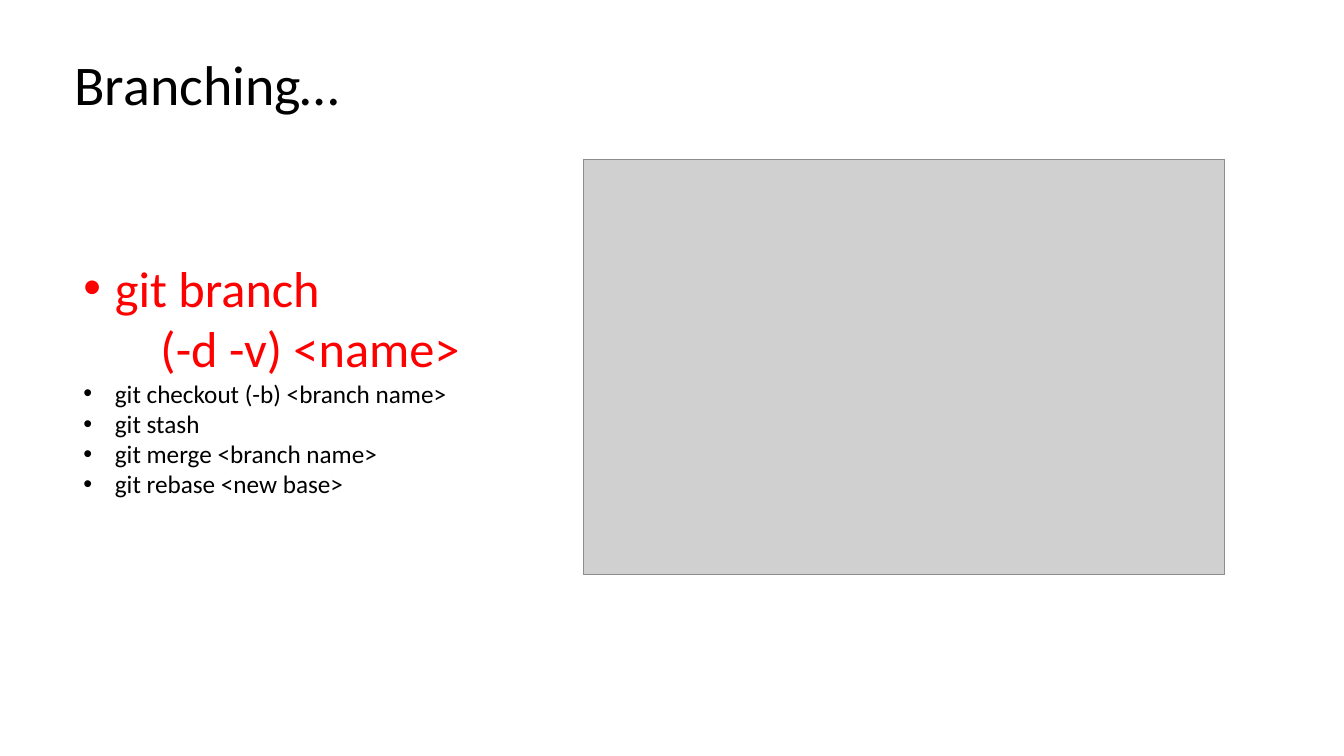
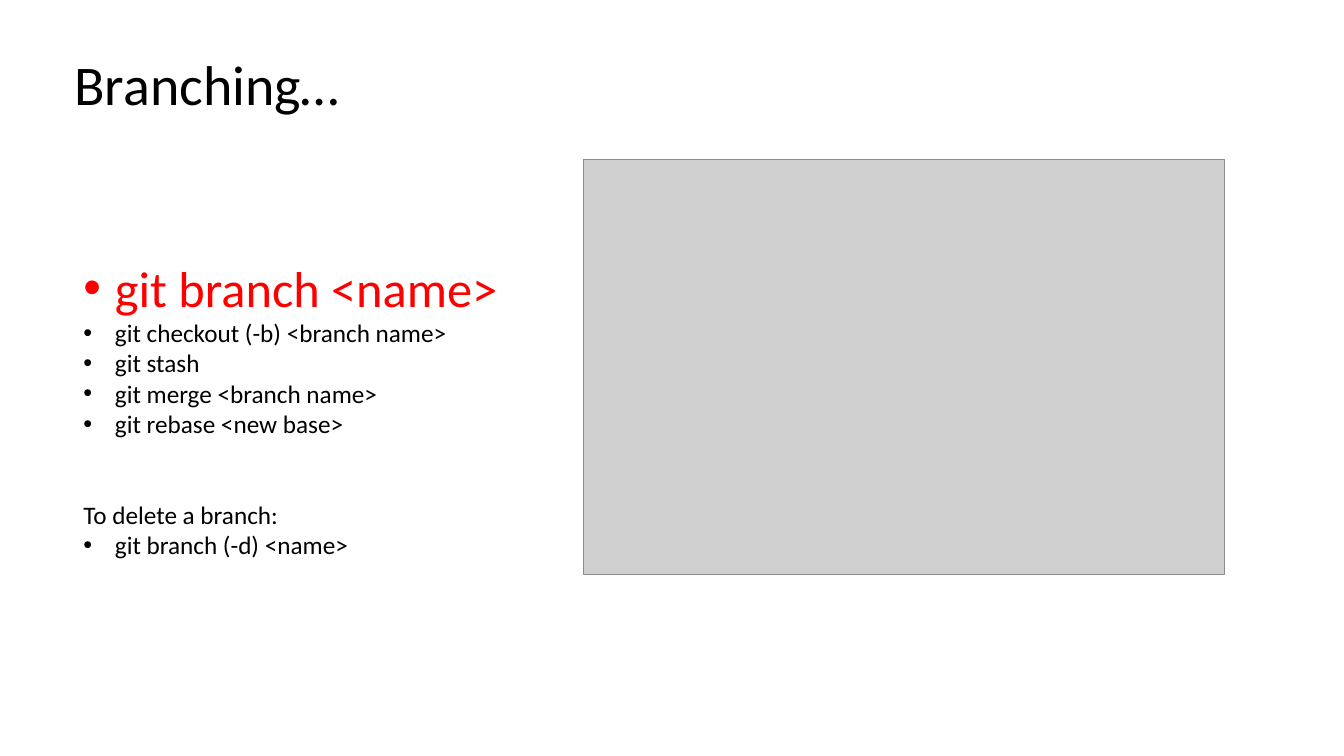
Before and after one commit to jwrauch/git-group-meeting-presentation, a slide deck: slide 16 of learn-to-git.pptx. Drawn at 1344x756 pixels with LibreOffice and Linux fonts; fonts in the diff are those of the drawing; grey boxes stand for pictures. Boxes give left, top, right and bottom in pixels: in the first picture for what was removed or moved away, otherwise in the second. Text is boxed around its words. In the diff, an @@ line names an element or a change of style, - is before the commit and + after.

```diff
--- a/learn-to-git.pptx
+++ b/learn-to-git.pptx
@@ text at box(115, 272, 497, 316): text changed @@
-• git branch
-  (-d -v) <name>
+• git branch <name>
@@ text at box(83, 506, 348, 559): paragraphs added @@
+To delete a branch:
+• git branch (-d) <name>
```
Also in this commit, not shown: 2 other slides changed.
